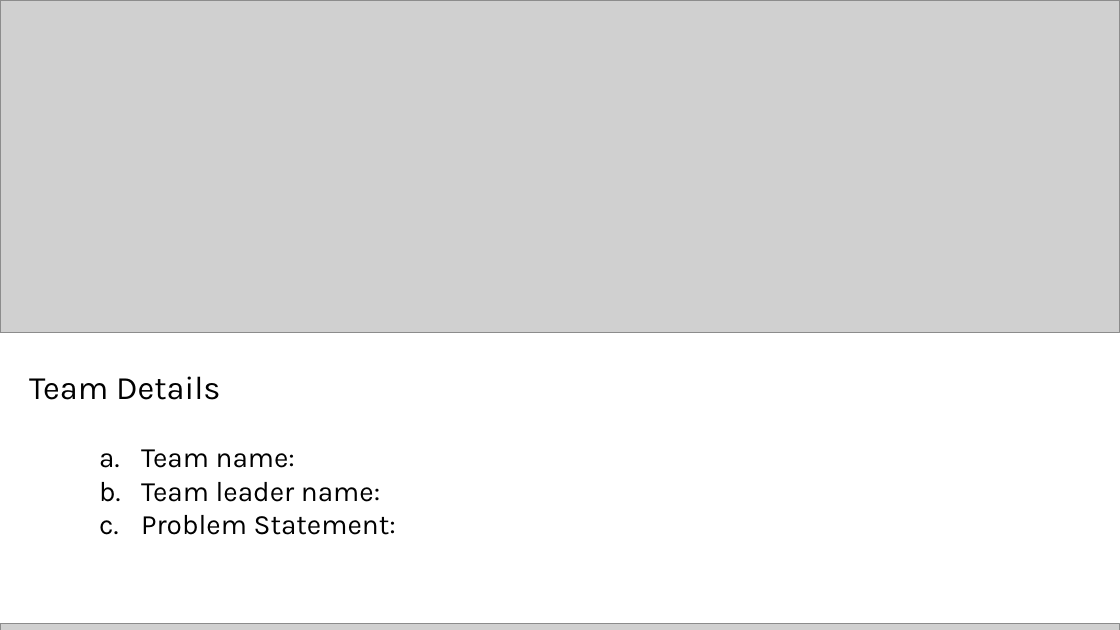
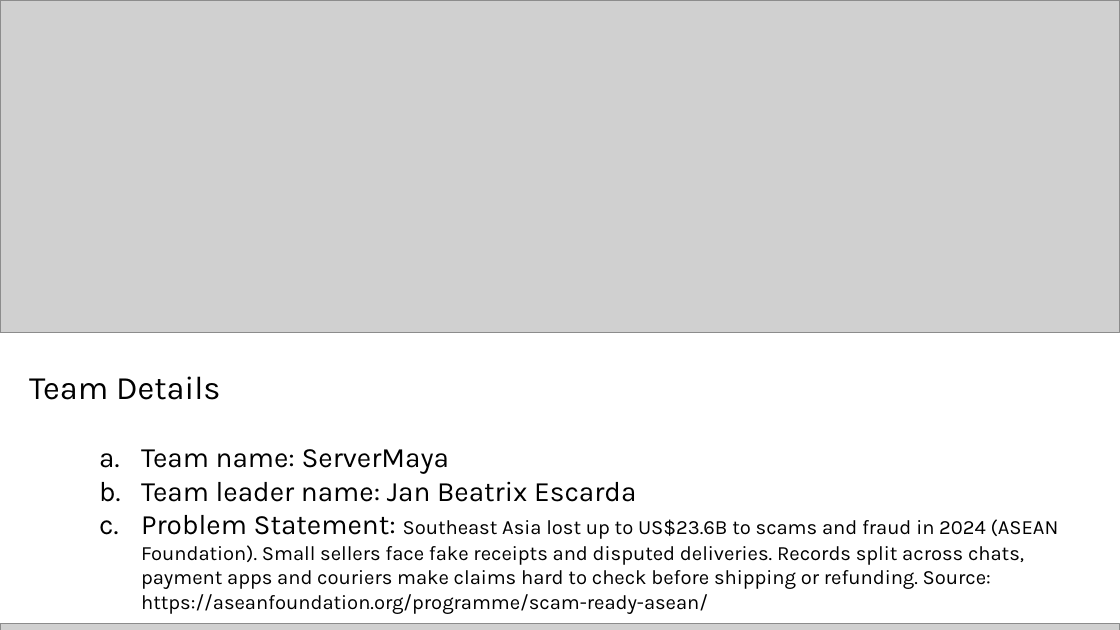
Before and after one commit to kevsoriano/servermaya, a slide deck: slide 1 of docs/Submission Template _ AI Builder Cup.pptx. Drawn at 1120x630 pixels with LibreOffice and Linux fonts; fonts in the diff are those of the drawing; grey boxes stand for pictures. Boxes give left, top, right and bottom in pixels: in the first picture for what was removed or moved away, otherwise in the second. Text is boxed around its words. In the diff, an @@ line names an element or a change of style, - is before the commit and + after.

```diff
--- a/docs/Submission Template _ AI Builder Cup.pptx
+++ b/docs/Submission Template _ AI Builder Cup.pptx
@@ text at <box>141,449,1059,614</box>: text changed; size 18 to 13 pt @@
-  a. Team name:
-  b. Team leader name:
-  c. Problem Statement:
+  a. Team name: ServerMaya
+  b. Team leader name: Jan Beatrix Escarda
+  c. Problem Statement: Southeast Asia lost up to US$23.6B to scams and fraud in 2024 (ASEAN Foundation). Small sellers face fake receipts and disputed deliveries. Records split across chats, payment apps and couriers make claims hard to check before shipping or refunding. Source: https://aseanfoundation.org/programme/scam-ready-asean/
```
Also in this commit, not shown: 10 other slides changed, 4 other files.
